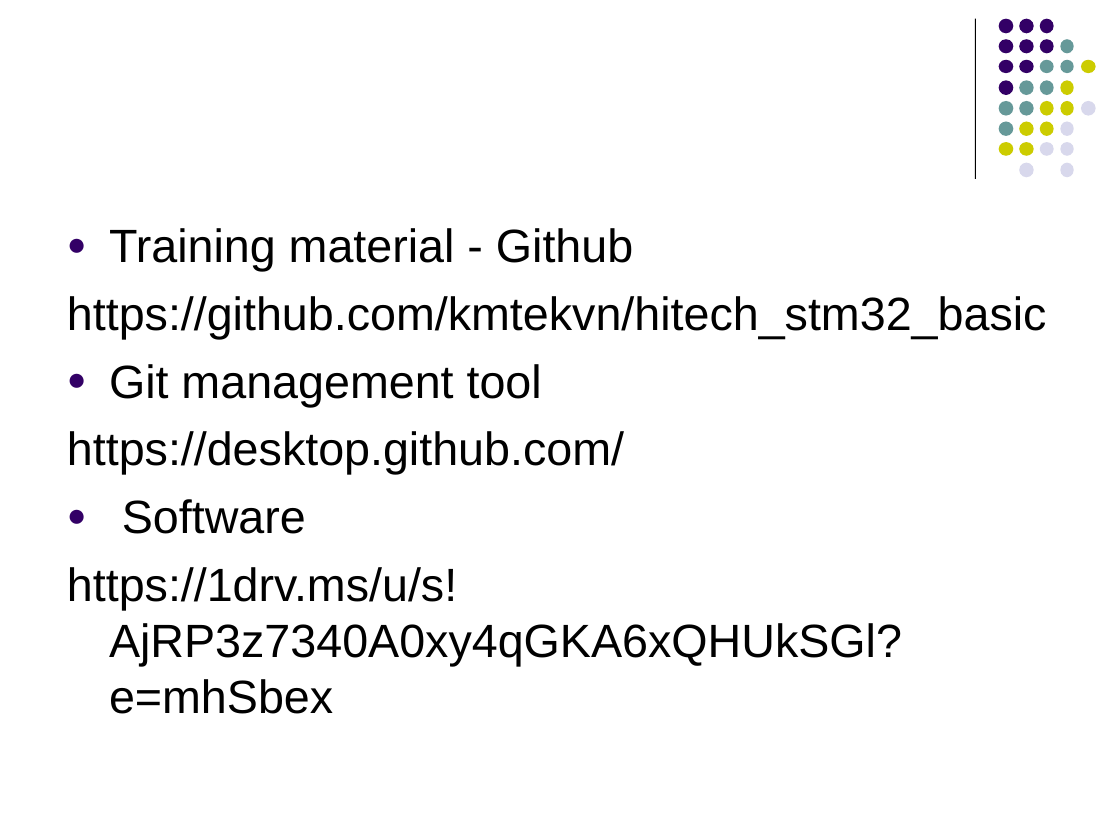
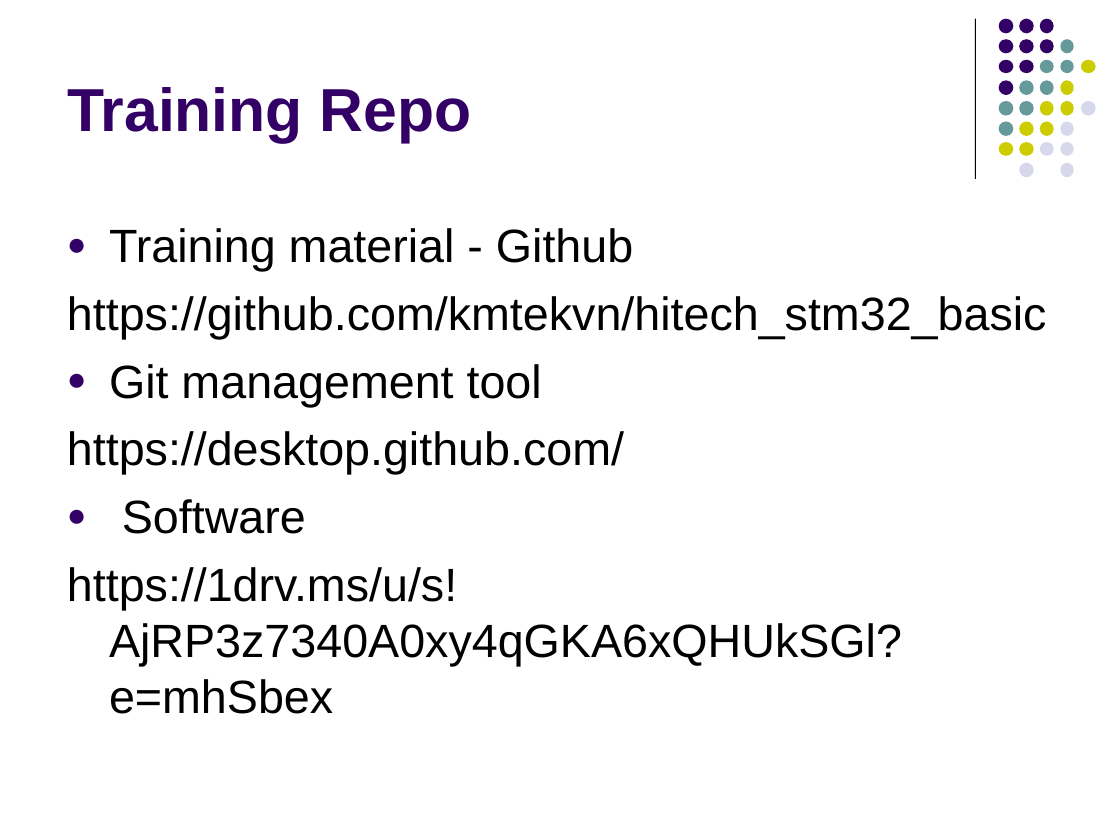
Before and after one commit to kmtekvn/hitech_stm32_basic, a slide deck: slide 5 of 04. Slides/01. Intro Embedded/01 Welcome & Intro Embedded.ppt. Drawn at 1120x840 pixels with LibreOffice and Linux fonts; fonts in the diff are those of the drawing. Boxes give left, top, right and bottom in pixels: in the first picture for what was removed or moved away, otherwise in the second. Text is boxed around its words. In the diff, an @@ line names an element or a change of style, - is before the commit and + after.

Commit message:
update repo

```diff
--- a/04. Slides/01. Intro Embedded/01 Welcome & Intro Embedded.ppt
+++ b/04. Slides/01. Intro Embedded/01 Welcome & Intro Embedded.ppt
@@ title added at [67,87,472,143], 39 pt, text #330066, bold @@
+Training Repo
```
Also in this commit, not shown: 3 other slides changed, 1 slide added, 6 other files.
